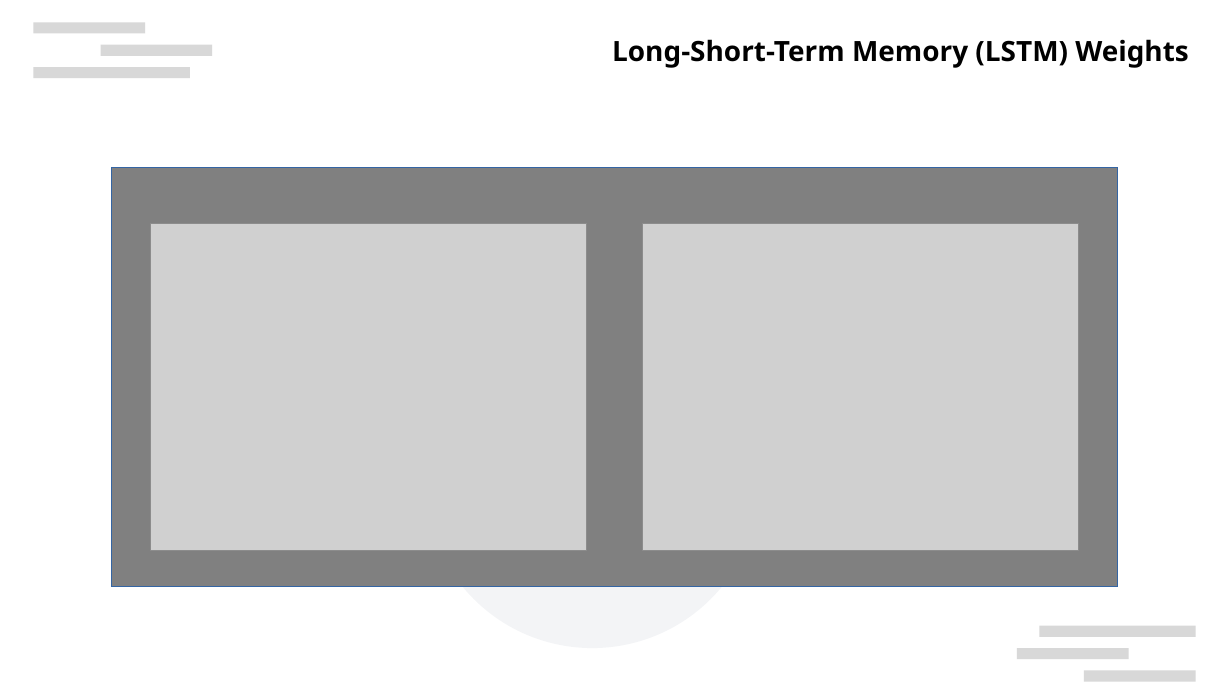
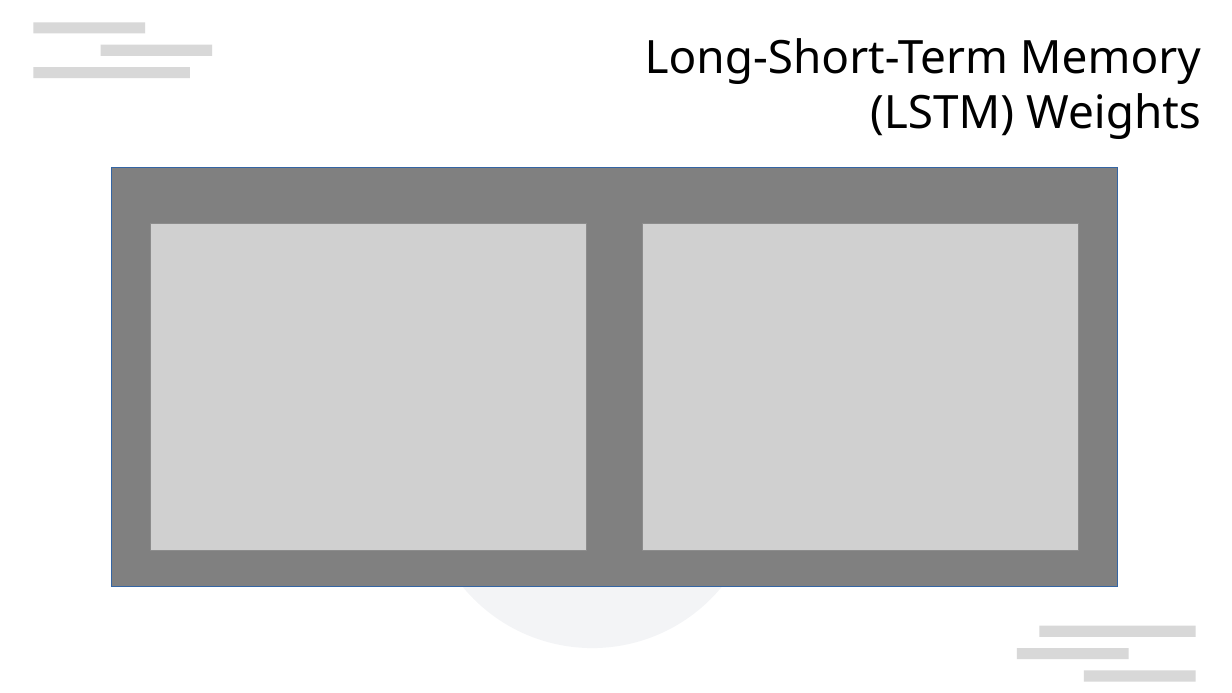
Before and after one commit to ItsAMeMario8/MotorTimingRNN, a slide deck: slide 7 of Modeling_RNN_Motor_Timing.odp (slide 6 before the commit). Drawn at 1232x693 pixels with LibreOffice and Linux fonts; fonts in the diff are those of the drawing; grey boxes stand for pictures; background and template pictures are left out. Boxes give left, top, right and bottom in pixels: in the first picture for what was removed or moved away, otherwise in the second. Text is boxed around its words. In the diff, an @@ line names an element or a change of style, - is before the commit and + after.

```diff
--- a/Modeling_RNN_Motor_Timing.odp
+++ b/Modeling_RNN_Motor_Timing.odp
@@ text "Long-Short-Term Memory (LSTM) Weights": place and size @@
-text "Long-Short-Term Memory (LSTM) Weights" at <box>612,39,1188,68</box>
+text "Long-Short-Term Memory (LSTM) Weights" at <box>645,38,1201,139</box>
@@ text "Long-Short-Term Memory (LSTM) Weights" at <box>645,38,1201,139</box>: size 18 to 29.6 pt, bold off; alignment left to right; indent changed; more space between paragraphs @@
```
Also in this commit, not shown: 5 other slides changed, 2 slides added, 1 slide removed.
